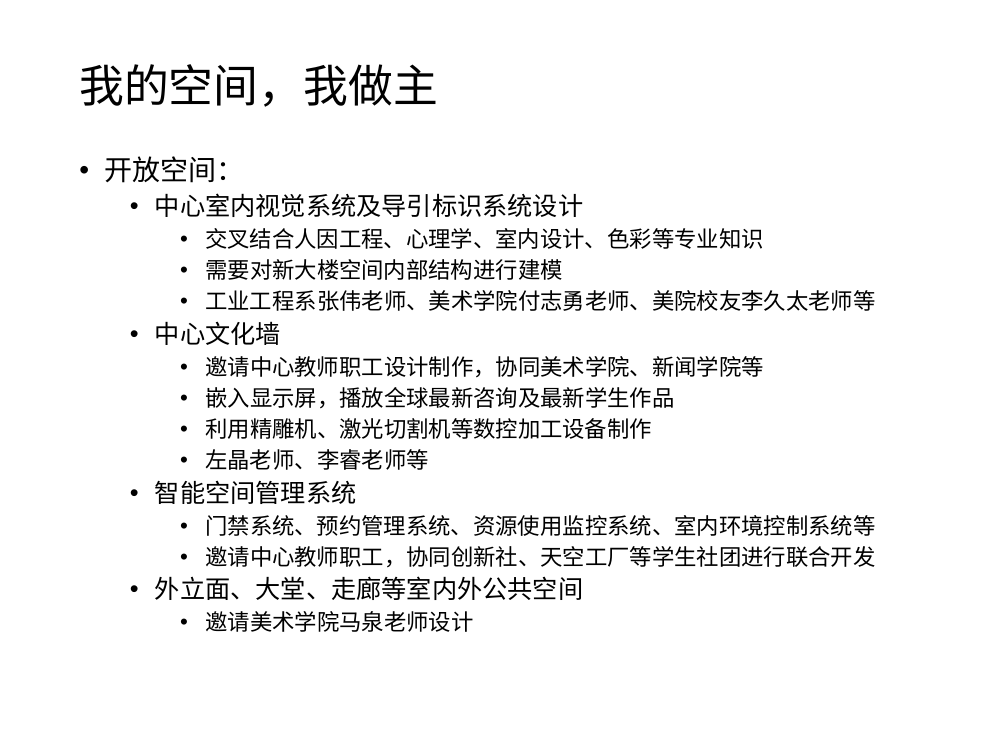
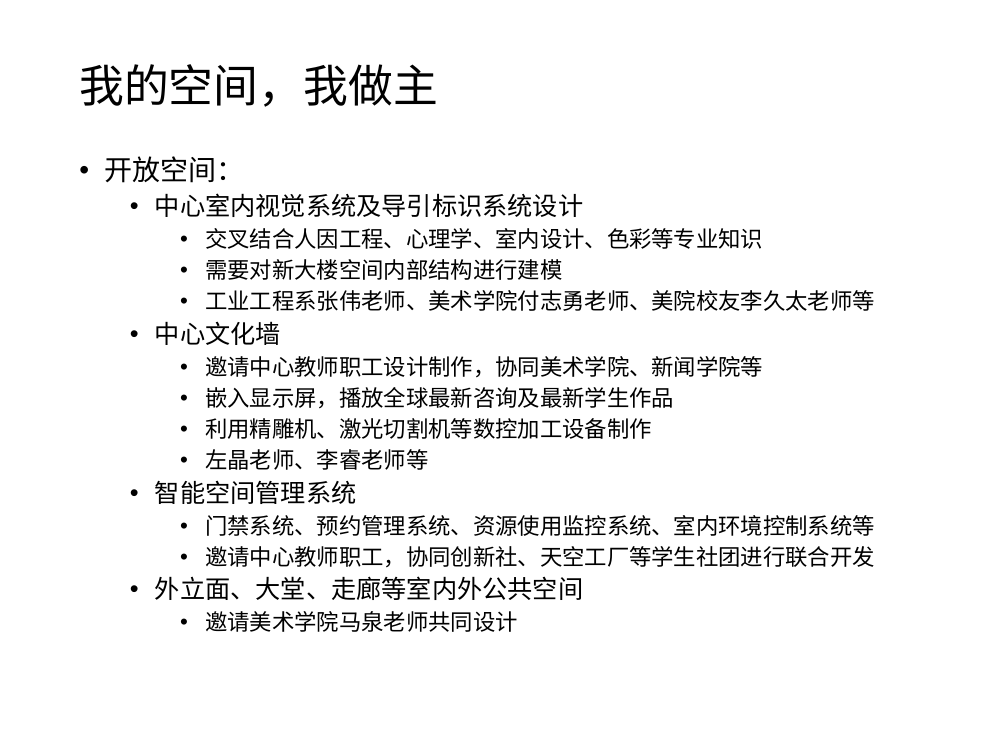
Before and after one commit to woodyme/i.center_my_workzone, a slide deck: slide 4 of 训练中心创客交叉融合空间建设/doc/创客融合空间运行模式.pptx (slide 12 before the commit). Drawn at 1008x756 pixels with LibreOffice and Linux fonts; fonts in the diff are those of the drawing. Boxes give left, top, right and bottom in pixels: in the first picture for what was removed or moved away, otherwise in the second. Text is boxed around its words. In the diff, an @@ line names an element or a change of style, - is before the commit and + after.

Commit message:
update 三创空间运行模式

```diff
--- a/训练中心创客交叉融合空间建设/doc/创客融合空间运行模式.pptx
+++ b/训练中心创客交叉融合空间建设/doc/创客融合空间运行模式.pptx
@@ text at (205, 611, 517, 632): text changed @@
-    • 邀请美术学院马泉老师设计
+    • 邀请美术学院马泉老师共同设计
```
Also in this commit, not shown: 4 other slides changed, 1 slide added.
